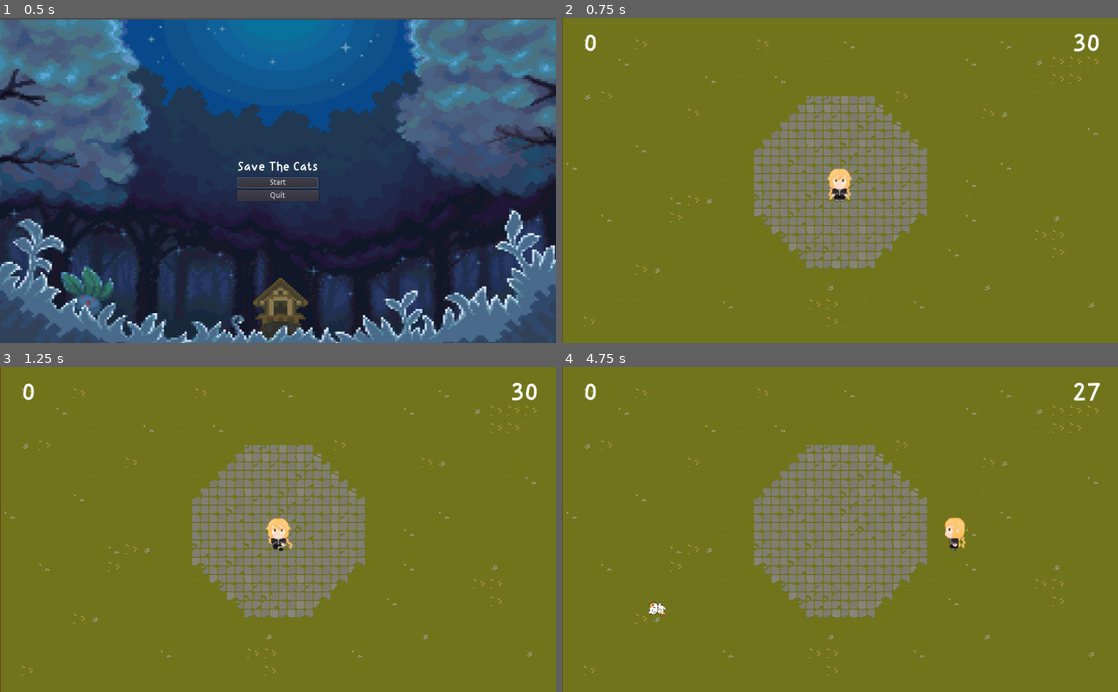
Above: before the commit, frames 1-4 (two rows, left to right).
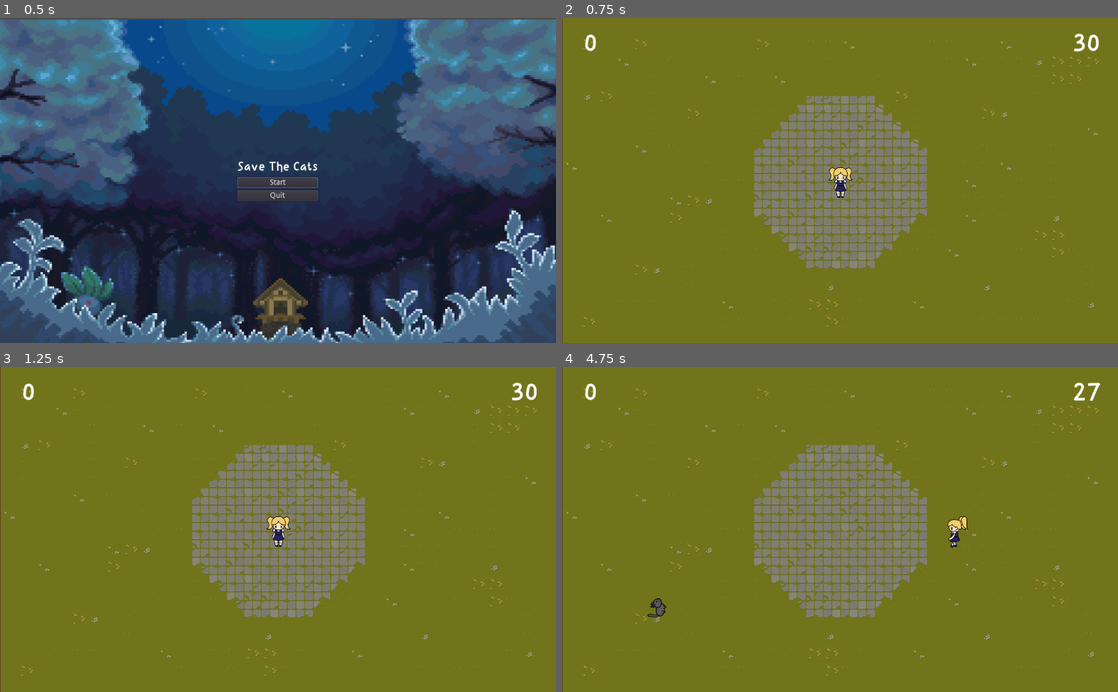
Above: after the commit, the same moments.

Repository: fanasia/save-the-cat
Game: Godot game, scene res://scenes/Landing.tscn
The game is run twice, just before and just after one commit, with the same random seed, the same clock (stepped at 60 frames per second) and the same inputs.
Inputs:
- Up to frame 1 (0.5 s): no input
- Up to frame 2 (0.75 s): click "Start" at 0.5 s
- Up to frame 3 (1.25 s): no input
- Up to frame 4 (4.75 s): tap Enter at 1.25 s; hold Right (right) 1.28-2.03 s; tap Space (pick_up) every 0.75 s from 1.35 to 4.35 s; hold Down (down) 2.03-2.78 s; hold Right (right) 2.78-3.53 s; hold Up (up) 3.53-4.28 s; hold Left (left) from 4.28 s (still down)

Frame 1 is identical in both runs. In frame 2, 0.3% of the frame differs, in the area x 47-53%, y 45-57%; in frame 3, 0.3%; in frame 4, 0.4%, in the area x 15-74%, y 45-78%.

Commit message:
update assets

Diff:
--- a/scenes/Cat.tscn
+++ b/scenes/Cat.tscn
@@ -1,53 +1,52 @@
-[gd_scene load_steps=13 format=2]
+[gd_scene load_steps=29 format=2]
 
-[ext_resource path="res://assets/sheets/cat.png" type="Texture" id=1]
+[ext_resource path="res://assets/sheets/cat/cat_walk_side_0004.png" type="Texture" id=1]
 [ext_resource path="res://scripts/Cat.gd" type="Script" id=2]
-
-[sub_resource type="AtlasTexture" id=7]
-flags = 4
-atlas = ExtResource( 1 )
-region = Rect2( 0, 0, 96, 128 )
-
-[sub_resource type="AtlasTexture" id=8]
-flags = 4
-atlas = ExtResource( 1 )
-region = Rect2( 96, 0, 96, 128 )
-
-[sub_resource type="AtlasTexture" id=9]
-flags = 4
-atlas = ExtResource( 1 )
-region = Rect2( 192, 0, 96, 128 )
-
-[sub_resource type="AtlasTexture" id=10]
-flags = 4
-atlas = ExtResource( 1 )
-region = Rect2( 288, 0, 96, 128 )
-
-[sub_resource type="AtlasTexture" id=11]
-flags = 4
-atlas = ExtResource( 1 )
-region = Rect2( 384, 0, 96, 128 )
-
-[sub_resource type="AtlasTexture" id=12]
-flags = 4
-atlas = ExtResource( 1 )
-region = Rect2( 480, 0, 96, 128 )
-
-[sub_resource type="AtlasTexture" id=13]
-flags = 4
-atlas = ExtResource( 1 )
-region = Rect2( 576, 0, 96, 128 )
-
-[sub_resource type="AtlasTexture" id=14]
-flags = 4
-atlas = ExtResource( 1 )
-region = Rect2( 0, 128, 96, 128 )
+[ext_resource path="res://assets/sheets/cat/cat_walk_side_0005.png" type="Texture" id=3]
+[ext_resource path="res://assets/sheets/cat/cat_walk_side_0006.png" type="Texture" id=4]
+[ext_resource path="res://assets/sheets/cat/cat_walk_side_0003.png" type="Texture" id=5]
+[ext_resource path="res://assets/sheets/cat/cat_walk_front_0003.png" type="Texture" id=6]
+[ext_resource path="res://assets/sheets/cat/cat_walk_back_0002.png" type="Texture" id=7]
+[ext_resource path="res://assets/sheets/cat/cat_walk_back_0006.png" type="Texture" id=8]
+[ext_resource path="res://assets/sheets/cat/cat_walk_front_0001.png" type="Texture" id=9]
+[ext_resource path="res://assets/sheets/cat/cat_walk_front_0000.png" type="Texture" id=10]
+[ext_resource path="res://assets/sheets/cat/cat_walk_back_0007.png" type="Texture" id=11]
+[ext_resource path="res://assets/sheets/cat/cat_walk_back_0001.png" type="Texture" id=12]
+[ext_resource path="res://assets/sheets/cat/cat_walk_side_0007.png" type="Texture" id=13]
+[ext_resource path="res://assets/sheets/cat/cat_walk_front_0002.png" type="Texture" id=14]
+[ext_resource path="res://assets/sheets/cat/cat_walk_back_0000.png" type="Texture" id=15]
+[ext_resource path="res://assets/sheets/cat/cat_idle.png" type="Texture" id=16]
+[ext_resource path="res://assets/sheets/cat/cat_walk_front_0004.png" type="Texture" id=17]
+[ext_resource path="res://assets/sheets/cat/cat_walk_front_0006.png" type="Texture" id=18]
+[ext_resource path="res://assets/sheets/cat/cat_walk_back_0003.png" type="Texture" id=19]
+[ext_resource path="res://assets/sheets/cat/cat_walk_back_0004.png" type="Texture" id=20]
+[ext_resource path="res://assets/sheets/cat/cat_walk_back_0005.png" type="Texture" id=21]
+[ext_resource path="res://assets/sheets/cat/cat_walk_front_0005.png" type="Texture" id=22]
+[ext_resource path="res://assets/sheets/cat/cat_walk_front_0007.png" type="Texture" id=23]
+[ext_resource path="res://assets/sheets/cat/cat_walk_side_0000.png" type="Texture" id=24]
+[ext_resource path="res://assets/sheets/cat/cat_walk_side_0001.png" type="Texture" id=25]
+[ext_resource path="res://assets/sheets/cat/cat_walk_side_0002.png" type="Texture" id=26]
 
 [sub_resource type="SpriteFrames" id=6]
 animations = [ {
-"frames": [ SubResource( 7 ), SubResource( 8 ), SubResource( 9 ), SubResource( 10 ), SubResource( 11 ), SubResource( 12 ), SubResource( 13 ), SubResource( 14 ) ],
+"frames": [ ExtResource( 16 ) ],
 "loop": true,
-"name": "default",
+"name": "Idle",
+"speed": 5.0
+}, {
+"frames": [ ExtResource( 15 ), ExtResource( 12 ), ExtResource( 7 ), ExtResource( 19 ), ExtResource( 20 ), ExtResource( 21 ), ExtResource( 8 ), ExtResource( 11 ) ],
+"loop": true,
+"name": "GoUp",
+"speed": 5.0
+}, {
+"frames": [ ExtResource( 10 ), ExtResource( 9 ), ExtResource( 14 ), ExtResource( 6 ), ExtResource( 17 ), ExtResource( 22 ), ExtResource( 18 ), ExtResource( 23 ) ],
+"loop": true,
+"name": "GoDown",
+"speed": 5.0
+}, {
+"frames": [ ExtResource( 24 ), ExtResource( 25 ), ExtResource( 26 ), ExtResource( 5 ), ExtResource( 1 ), ExtResource( 3 ), ExtResource( 4 ), ExtResource( 13 ) ],
+"loop": true,
+"name": "GoLeft",
 "speed": 5.0
 } ]
 
@@ -63,7 +62,8 @@
 position = Vector2( 0, -1 )
 scale = Vector2( 0.3, 0.3 )
 frames = SubResource( 6 )
-frame = 1
+animation = "GoLeft"
+frame = 5
 playing = true
 
 [node name="CollisionShape2D" type="CollisionShape2D" parent="."]
--- a/scenes/Level_0.tscn
+++ b/scenes/Level_0.tscn
@@ -690,7 +690,7 @@
 tile_data = PoolIntArray( -1, 43, 0, -65536, 40, 0, -65535, 40, 0, -65534, 40, 0, -65533, 40, 0, -65532, 40, 0, -65531, …(10049 unchanged characters)…
 
 [node name="Player" parent="." instance=ExtResource( 3 )]
-position = Vector2( 511, 304 )
+position = Vector2( 512, 303 )
 
 [node name="CatSpawnTimer" type="Timer" parent="."]
 wait_time = 3.0
--- a/scenes/MainCharacter.tscn
+++ b/scenes/MainCharacter.tscn
@@ -1,136 +1,148 @@
-[gd_scene load_steps=22 format=2]
+[gd_scene load_steps=59 format=2]
 
-[ext_resource path="res://assets/sheets/girl-blonde.png" type="Texture" id=1]
+[ext_resource path="res://assets/sheets/player/mc_walkcat_side_0005.png" type="Texture" id=1]
 [ext_resource path="res://scripts/MainCharacter.gd" type="Script" id=2]
-
-[sub_resource type="AtlasTexture" id=13]
-flags = 4
-atlas = ExtResource( 1 )
-region = Rect2( 0, 200, 50, 50 )
-
-[sub_resource type="AtlasTexture" id=14]
-flags = 4
-atlas = ExtResource( 1 )
-region = Rect2( 50, 200, 50, 50 )
-
-[sub_resource type="AtlasTexture" id=15]
-flags = 4
-atlas = ExtResource( 1 )
-region = Rect2( 100, 200, 50, 50 )
-
-[sub_resource type="AtlasTexture" id=16]
-flags = 4
-atlas = ExtResource( 1 )
-region = Rect2( 150, 200, 50, 50 )
-
-[sub_resource type="AtlasTexture" id=9]
-flags = 4
-atlas = ExtResource( 1 )
-region = Rect2( 0, 150, 50, 50 )
-
-[sub_resource type="AtlasTexture" id=10]
-flags = 4
-atlas = ExtResource( 1 )
-region = Rect2( 50, 150, 50, 50 )
-
-[sub_resource type="AtlasTexture" id=11]
-flags = 4
-atlas = ExtResource( 1 )
-region = Rect2( 100, 150, 50, 50 )
-
-[sub_resource type="AtlasTexture" id=12]
-flags = 4
-atlas = ExtResource( 1 )
-region = Rect2( 150, 150, 50, 50 )
-
-[sub_resource type="AtlasTexture" id=5]
-flags = 4
-atlas = ExtResource( 1 )
-region = Rect2( 0, 100, 50, 50 )
-
-[sub_resource type="AtlasTexture" id=6]
-flags = 4
-atlas = ExtResource( 1 )
-region = Rect2( 50, 100, 50, 50 )
-
-[sub_resource type="AtlasTexture" id=7]
-flags = 4
-atlas = ExtResource( 1 )
-region = Rect2( 100, 100, 50, 50 )
-
-[sub_resource type="AtlasTexture" id=8]
-flags = 4
-atlas = ExtResource( 1 )
-region = Rect2( 150, 100, 50, 50 )
-
-[sub_resource type="AtlasTexture" id=1]
-flags = 4
-atlas = ExtResource( 1 )
-region = Rect2( 0, 50, 50, 50 )
-
-[sub_resource type="AtlasTexture" id=2]
-flags = 4
-atlas = ExtResource( 1 )
-region = Rect2( 50, 50, 50, 50 )
-
-[sub_resource type="AtlasTexture" id=3]
-flags = 4
-atlas = ExtResource( 1 )
-region = Rect2( 100, 50, 50, 50 )
-
-[sub_resource type="AtlasTexture" id=4]
-flags = 4
-atlas = ExtResource( 1 )
-region = Rect2( 150, 50, 50, 50 )
+[ext_resource path="res://assets/sheets/player/mc_walkcat_side_0006.png" type="Texture" id=3]
+[ext_resource path="res://assets/sheets/player/mc_walkcat_side_0007.png" type="Texture" id=4]
+[ext_resource path="res://assets/sheets/player/mc_walkfree_front_0001.png" type="Texture" id=5]
+[ext_resource path="res://assets/sheets/player/mc_walkfree_front_0002.png" type="Texture" id=6]
+[ext_resource path="res://assets/sheets/player/mc_walkfree_front_0000.png" type="Texture" id=7]
+[ext_resource path="res://assets/sheets/player/mc_walkfree_front_0003.png" type="Texture" id=8]
+[ext_resource path="res://assets/sheets/player/mc_walkfree_front_0004.png" type="Texture" id=9]
+[ext_resource path="res://assets/sheets/player/mc_walkfree_side_0004.png" type="Texture" id=10]
+[ext_resource path="res://assets/sheets/player/mc_walkfree_front_0005.png" type="Texture" id=11]
+[ext_resource path="res://assets/sheets/player/mc_walkfree_side_0001.png" type="Texture" id=12]
+[ext_resource path="res://assets/sheets/player/mc_walkfree_front_0006.png" type="Texture" id=13]
+[ext_resource path="res://assets/sheets/player/mc_walkfree_front_0007.png" type="Texture" id=14]
+[ext_resource path="res://assets/sheets/player/mc_walkfree_side_0002.png" type="Texture" id=15]
+[ext_resource path="res://assets/sheets/player/mc_walkfree_side_0000.png" type="Texture" id=16]
+[ext_resource path="res://assets/sheets/player/mc_walkfree_side_0003.png" type="Texture" id=17]
+[ext_resource path="res://assets/sheets/player/mc_walkcat_front_0005.png" type="Texture" id=18]
+[ext_resource path="res://assets/sheets/player/mc_walkcat_front_0006.png" type="Texture" id=19]
+[ext_resource path="res://assets/sheets/player/mc_walkcat_back_0000.png" type="Texture" id=20]
+[ext_resource path="res://assets/sheets/player/mc_walkcat_front_0002.png" type="Texture" id=21]
+[ext_resource path="res://assets/sheets/player/mc_walkcat_front_0000.png" type="Texture" id=22]
+[ext_resource path="res://assets/sheets/player/mc_walkcat_front_0007.png" type="Texture" id=23]
+[ext_resource path="res://assets/sheets/player/mc_walkcat_back_0001.png" type="Texture" id=24]
+[ext_resource path="res://assets/sheets/player/mc_walkcat_back_0002.png" type="Texture" id=25]
+[ext_resource path="res://assets/sheets/player/mc_walkcat_front_0004.png" type="Texture" id=26]
+[ext_resource path="res://assets/sheets/player/mc_walkcat_back_0003.png" type="Texture" id=27]
+[ext_resource path="res://assets/sheets/player/mc_walkcat_back_0004.png" type="Texture" id=28]
+[ext_resource path="res://assets/sheets/player/mc_walkcat_front_0001.png" type="Texture" id=29]
+[ext_resource path="res://assets/sheets/player/mc_walkcat_front_0003.png" type="Texture" id=30]
+[ext_resource path="res://assets/sheets/player/mc_walkfree_side_0005.png" type="Texture" id=31]
+[ext_resource path="res://assets/sheets/player/mc_walkfree_back_0002.png" type="Texture" id=32]
+[ext_resource path="res://assets/sheets/player/mc_walkfree_side_0006.png" type="Texture" id=33]
+[ext_resource path="res://assets/sheets/player/mc_walkfree_back_0004.png" type="Texture" id=34]
+[ext_resource path="res://assets/sheets/player/mc_walkfree_back_0003.png" type="Texture" id=35]
+[ext_resource path="res://assets/sheets/player/mc_idlecat_back_0000.png" type="Texture" id=36]
+[ext_resource path="res://assets/sheets/player/mc_idlefree_side_0000.png" type="Texture" id=37]
+[ext_resource path="res://assets/sheets/player/mc_walkfree_back_0007.png" type="Texture" id=38]
+[ext_resource path="res://assets/sheets/player/mc_walkfree_side_0007.png" type="Texture" id=39]
+[ext_resource path="res://assets/sheets/player/mc_walkfree_back_0001.png" type="Texture" id=40]
+[ext_resource path="res://assets/sheets/player/mc_walkfree_back_0005.png" type="Texture" id=41]
+[ext_resource path="res://assets/sheets/player/mc_walkfree_back_0006.png" type="Texture" id=42]
+[ext_resource path="res://assets/sheets/player/mc_idlefree_back_0000.png" type="Texture" id=43]
+[ext_resource path="res://assets/sheets/player/mc_walkfree_back_0000.png" type="Texture" id=44]
+[ext_resource path="res://assets/sheets/player/mc_idlecat_side_0000.png" type="Texture" id=45]
+[ext_resource path="res://assets/sheets/player/mc_idlefree_front_0000.png" type="Texture" id=46]
+[ext_resource path="res://assets/sheets/player/mc_walkcat_back_0006.png" type="Texture" id=47]
+[ext_resource path="res://assets/sheets/player/mc_walkcat_back_0007.png" type="Texture" id=48]
+[ext_resource path="res://assets/sheets/player/mc_walkcat_side_0001.png" type="Texture" id=49]
+[ext_resource path="res://assets/sheets/player/mc_walkcat_side_0002.png" type="Texture" id=50]
+[ext_resource path="res://assets/sheets/player/mc_walkcat_side_0003.png" type="Texture" id=51]
+[ext_resource path="res://assets/sheets/player/mc_walkcat_back_0005.png" type="Texture" id=52]
+[ext_resource path="res://assets/sheets/player/mc_walkcat_side_0000.png" type="Texture" id=53]
+[ext_resource path="res://assets/sheets/player/mc_walkcat_side_0004.png" type="Texture" id=54]
+[ext_resource path="res://assets/sheets/player/mc_idlecat_front_0000.png" type="Texture" id=55]
 
 [sub_resource type="SpriteFrames" id=17]
 animations = [ {
-"frames": [ SubResource( 13 ), SubResource( 14 ), SubResource( 15 ), SubResource( 16 ) ],
+"frames": [ ExtResource( 44 ), ExtResource( 40 ), ExtResource( 32 ), ExtResource( 35 ), ExtResource( 34 ), ExtResource( 41 ), ExtResource( 42 ), ExtResource( 38 ) ],
 "loop": true,
 "name": "GoTop",
 "speed": 5.0
 }, {
-"frames": [ SubResource( 9 ), SubResource( 10 ), SubResource( 11 ), SubResource( 12 ) ],
+"frames": [ ExtResource( 7 ), ExtResource( 5 ), ExtResource( 6 ), ExtResource( 8 ), ExtResource( 9 ), ExtResource( 11 ), ExtResource( 13 ), ExtResource( 14 ) ],
 "loop": true,
 "name": "GoDown",
 "speed": 5.0
 }, {
-"frames": [ SubResource( 5 ), SubResource( 6 ), SubResource( 7 ), SubResource( 8 ) ],
+"frames": [ ExtResource( 37 ) ],
+"loop": true,
+"name": "IdleLeft",
+"speed": 5.0
+}, {
+"frames": [ ExtResource( 53 ), ExtResource( 49 ), ExtResource( 50 ), ExtResource( 51 ), ExtResource( 54 ), ExtResource( 1 ), ExtResource( 3 ), ExtResource( 4 ) ],
+"loop": true,
+"name": "GoLeft_Cat",
+"speed": 5.0
+}, {
+"frames": [ ExtResource( 43 ) ],
+"loop": true,
+"name": "IdleTop",
+"speed": 5.0
+}, {
+"frames": [ ExtResource( 55 ) ],
+"loop": true,
+"name": "IdleDown_Cat",
+"speed": 5.0
+}, {
+"frames": [ ExtResource( 22 ), ExtResource( 29 ), ExtResource( 21 ), ExtResource( 30 ), ExtResource( 26 ), ExtResource( 18 ), ExtResource( 19 ), ExtResource( 23 ) ],
+"loop": true,
+"name": "GoDown_Cat",
+"speed": 5.0
+}, {
+"frames": [ ExtResource( 36 ) ],
+"loop": true,
+"name": "IdleTop_Cat",
+"speed": 5.0
+}, {
+"frames": [ ExtResource( 46 ) ],
+"loop": true,
+"name": "IdleDown",
+"speed": 5.0
+}, {
+"frames": [ ExtResource( 45 ) ],
+"loop": true,
+"name": "IdleLeft_Cat",
+"speed": 5.0
+}, {
+"frames": [ ExtResource( 20 ), ExtResource( 24 ), ExtResource( 25 ), ExtResource( 27 ), ExtResource( 28 ), ExtResource( 52 ), ExtResource( 47 ), ExtResource( 48 ) ],
+"loop": true,
+"name": "GoTop_Cat",
+"speed": 5.0
+}, {
+"frames": [ ExtResource( 16 ), ExtResource( 12 ), ExtResource( 15 ), ExtResource( 17 ), ExtResource( 10 ), ExtResource( 31 ), ExtResource( 33 ), ExtResource( 39 ) ],
 "loop": true,
 "name": "GoLeft",
-"speed": 5.0
-}, {
-"frames": [ SubResource( 1 ), SubResource( 2 ), SubResource( 3 ), SubResource( 4 ) ],
-"loop": true,
-"name": "GoRight",
 "speed": 5.0
 } ]
 
 [sub_resource type="CapsuleShape2D" id=18]
-radius = 21.0
+radius = 22.0
 
 [sub_resource type="CircleShape2D" id=19]
 radius = 32.5576
 
 [node name="MainCharacter" type="KinematicBody2D"]
+collision_mask = 0
 script = ExtResource( 2 )
 
 [node name="AnimatedSprite" type="AnimatedSprite" parent="."]
 position = Vector2( 0, 1 )
-scale = Vector2( 1.4, 1.4 )
+scale = Vector2( 0.25, 0.25 )
 frames = SubResource( 17 )
-animation = "GoDown"
-frame = 3
+animation = "IdleDown"
 playing = true
 
 [node name="CollisionShape2D" type="CollisionShape2D" parent="."]
-position = Vector2( 0, 5 )
+position = Vector2( 0, -2 )
 shape = SubResource( 18 )
 
 [node name="CatDetection" type="Area2D" parent="."]
 
 [node name="CollisionShape2D" type="CollisionShape2D" parent="CatDetection"]
-position = Vector2( 0, 7 )
 shape = SubResource( 19 )
 
 [node name="CatPosition" type="Position2D" parent="."]
--- a/scenes/Witch.tscn
+++ b/scenes/Witch.tscn
@@ -36,8 +36,6 @@
 radius = 19.0
 
 [node name="Witch" type="KinematicBody2D"]
-collision_layer = 0
-collision_mask = 0
 script = ExtResource( 2 )
 
 [node name="AnimatedSprite" type="AnimatedSprite" parent="."]
--- a/scripts/Cat.gd
+++ b/scripts/Cat.gd
@@ -25,6 +25,20 @@
 	state.set_transform(xform)
 	# wanna make it turn back when reach edge of the screen
 
+	if linear_velocity == Vector2.ZERO:
+		$AnimatedSprite.play("Idle")
+	else:
+		if linear_velocity.x < 0:
+			$AnimatedSprite.flip_h = false
+			$AnimatedSprite.play("GoLeft")
+		elif linear_velocity.x > 0:
+			$AnimatedSprite.flip_h = true
+			$AnimatedSprite.play("GoLeft")
+		elif linear_velocity.y < 0:
+			$AnimatedSprite.play("GoDown")
+		elif linear_velocity.y > 0:
+			$AnimatedSprite.play("GoUp")
+
 #func handlecatplaced():
 	# wait for timeout
 #	yield(get_tree().create_timer(3), "timeout")
--- a/scripts/MainCharacter.gd
+++ b/scripts/MainCharacter.gd
@@ -8,6 +8,15 @@
 
 var picked = false
 var cat
+var is_walking = false
+var player_animation
+
+enum ANIMATION {
+	WALKDOWN,
+	WALKUP,
+	WALKLEFT,
+	WALKRIGHT
+}
 
 func _ready():
 	screen_size = get_viewport_rect().size
@@ -16,25 +25,67 @@
 func read_input():
 	velocity = Vector2()
 
-	if Input.is_action_pressed("up"):
-		velocity.y -= 1
-		direction = Vector2(0, -1)
-		$AnimatedSprite.play("GoTop")
+	if picked:
+		if Input.is_action_pressed("up"):
+			velocity.y -= 1
+			$AnimatedSprite.play("GoTop_Cat")
+			player_animation = ANIMATION.WALKUP
+		if Input.is_action_pressed("down"):
+			velocity.y += 1
+			$AnimatedSprite.play("GoDown_Cat")
+			player_animation = ANIMATION.WALKDOWN
+		if Input.is_action_pressed("left"):
+			velocity.x -= 1
+			$AnimatedSprite.flip_h = false
+			$AnimatedSprite.play("GoLeft_Cat")
+			player_animation = ANIMATION.WALKLEFT
+		if Input.is_action_pressed("right"):
+			velocity.x += 1
+			$AnimatedSprite.flip_h = true
+			$AnimatedSprite.play("GoLeft_Cat")
+			player_animation = ANIMATION.WALKRIGHT
+	else:
+		if Input.is_action_pressed("up"):
+			velocity.y -= 1
+			$AnimatedSprite.play("GoTop")
+			player_animation = ANIMATION.WALKUP
+		if Input.is_action_pressed("down"):
+			velocity.y += 1
+			$AnimatedSprite.play("GoDown")
+			player_animation = ANIMATION.WALKDOWN
+		if Input.is_action_pressed("left"):
+			velocity.x -= 1
+			$AnimatedSprite.flip_h = false
+			$AnimatedSprite.play("GoLeft")
+			player_animation = ANIMATION.WALKLEFT
+		if Input.is_action_pressed("right"):
+			velocity.x += 1
+			$AnimatedSprite.flip_h = true
+			$AnimatedSprite.play("GoLeft")
+			player_animation = ANIMATION.WALKRIGHT
 
-	if Input.is_action_pressed("down"):
-		velocity.y += 1
-		direction = Vector2(0, 1)
-		$AnimatedSprite.play("GoDown")
-
-	if Input.is_action_pressed("left"):
-		velocity.x -= 1
-		direction = Vector2(-1, 0)
-		$AnimatedSprite.play("GoLeft")
-
-	if Input.is_action_pressed("right"):
-		velocity.x += 1
-		direction = Vector2(1, 0)
-		$AnimatedSprite.play("GoRight")
+	if player_animation == ANIMATION.WALKUP and velocity == Vector2.ZERO:
+		if picked:
+			$AnimatedSprite.play("IdleTop_Cat")
+		else:
+			$AnimatedSprite.play("IdleTop")
+	if player_animation == ANIMATION.WALKDOWN and velocity == Vector2.ZERO:
+		if picked:
+			$AnimatedSprite.play("IdleDown_Cat")
+		else:
+			$AnimatedSprite.play("IdleDown")
+	if player_animation == ANIMATION.WALKLEFT and velocity == Vector2.ZERO:
+		$AnimatedSprite.flip_h = false
+		if picked:
+			$AnimatedSprite.play("IdleLeft_Cat")
+		else:
+			$AnimatedSprite.play("IdleLeft")
+	if player_animation == ANIMATION.WALKRIGHT and velocity == Vector2.ZERO:
+		$AnimatedSprite.flip_h = true
+		if picked:
+			$AnimatedSprite.play("IdleLeft_Cat")
+		else:
+			$AnimatedSprite.play("IdleLeft")
 
 	velocity = velocity.normalized()
 	velocity = move_and_slide(velocity * 200)
Not shown, changed: assets/sheets/Map/TX Plant.png.import
Not shown, changed: assets/sheets/Map/TX Player.png.import
Not shown, changed: assets/sheets/Map/TX Props.png.import
Not shown, changed: assets/sheets/Map/TX Shadow Plant.png.import
Not shown, changed: assets/sheets/Map/TX Shadow.png.import
Not shown, changed: assets/sheets/Map/TX Struct.png.import
Not shown, changed: assets/sheets/Map/TX Tileset Grass.png.import
Not shown, changed: assets/sheets/Map/TX Tileset Stone Ground.png.import
Not shown, changed: assets/sheets/Map/TX Tileset Wall.png.import
Binary file added: assets/sheets/cat/cat_idle.png
Not shown, added: assets/sheets/cat/cat_idle.png.import
Binary file added: assets/sheets/cat/cat_walk_back_0000.png
(and 200 more such lines)
